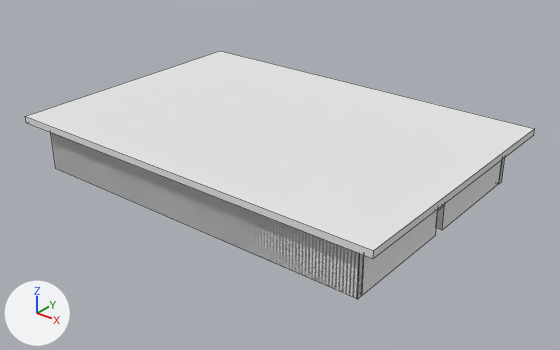
The Blender file Badass_Upgrade/DESIGN/Habitacio2_parets_texturaTerra/paretsHabitacio2.blend as it was, and as the next commit left it.
Camera for both pictures: a 50 mm lens placed at (26.3, -42.2, 25.7), pointed at (-9.1, 2.0, -1.7). Arrows for +X, +Y and +Z are at lower left; the lights stay in place. Mesh edges are drawn as thin lines.

Script lines for the objects in view, before the commit:
```python
me_cube_002 = bpy.data.meshes.new('Cube.002')
me_cube_002.from_pydata(...)  # a box spanning x -1.0..1.0, y -1.0..1.0, z -1.0..1.0; a box spanning x -1.0..1.0, y -1.0..1.0, z -1.0..1.0
me_cube_002.materials.append(mat_material)  # its picture is missing
me_cube_004 = bpy.data.meshes.new('Cube.004')
me_cube_004.from_pydata(...)  # a box spanning x -1.11..1.11, y -1.11..1.11, z -1.11..1.11
me_cube_004.materials.append(mat_material_005)  # its picture is missing
me_cube_011 = bpy.data.meshes.new('Cube.011')
me_cube_011.from_pydata(...)  # a box spanning x -1.0..1.0, y -1.0..1.0, z -1.0..1.0
me_cube_011.materials.append(mat_material)  # its picture is missing
ob_cube_002 = bpy.data.objects.new('Cube.002', me_cube_002)
ob_cube_002.location = (-9.79, -7.97, 0.0)
ob_cube_002.rotation_euler = (0.0, 0.0, 1.571)  # degrees (0, 0, 90)
ob_cube_002.scale = (0.25, 15.0, 2.0)
ob_cube_008 = bpy.data.objects.new('Cube.008', me_cube_004)
ob_cube_008.location = (-9.97, 2.5, 2.2)
ob_cube_008.scale = (15.0, 10.5, 0.25)
ob_cube_011 = bpy.data.objects.new('Cube.011', me_cube_011)
ob_cube_011.location = (4.95, 7.41, 0.0)
ob_cube_011.scale = (0.25, 4.75, 2.0)
# also in view: 'Cube.010' at (5.0, -3.1, 0.0)
```
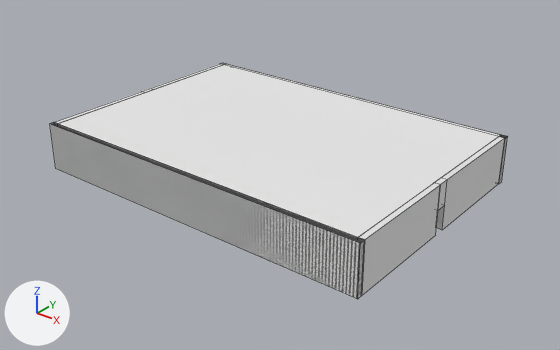
The change, as JSON lines over the scene's bpy script:
```json
{"op": "set", "path": "ob_cube_008.location", "old": "(-9.97, 2.5, 2.2)", "new": "(-9.75, 2.3, 1.94)"}
{"op": "set", "path": "ob_cube_008.scale", "old": "(15.0, 10.5, 0.25)", "new": "(13.1, 9.14, 0.0829)"}
```

Boxes (x1, y1, x2, y2) around the edits, measured in the pictures (560 x 350 px):
```json
{"object": "Cube.008", "change": "moved, rescaled", "before": [25, 51, 534, 259], "after": [58, 64, 501, 238], "on screen": "13% narrower, 16% shorter"}
```
